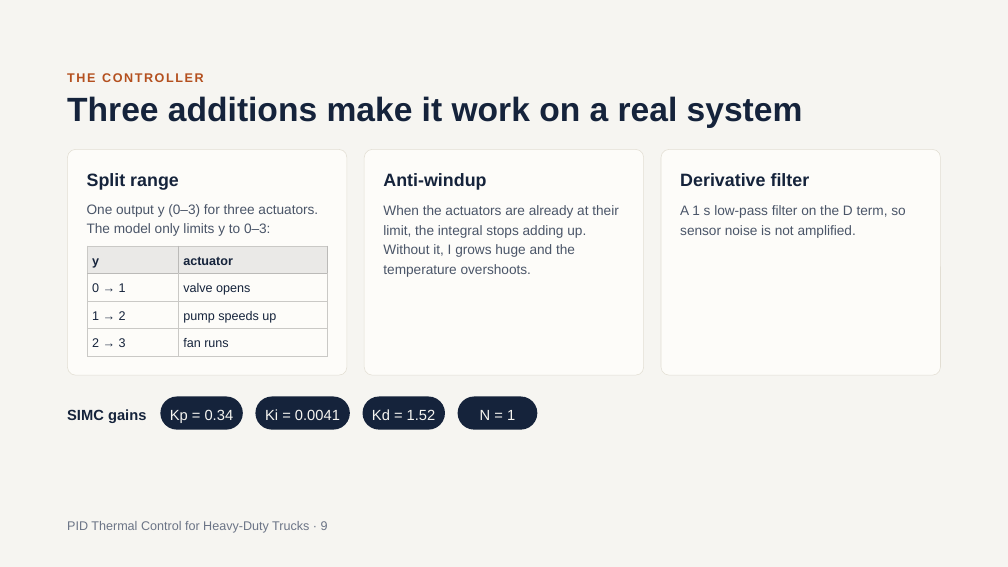
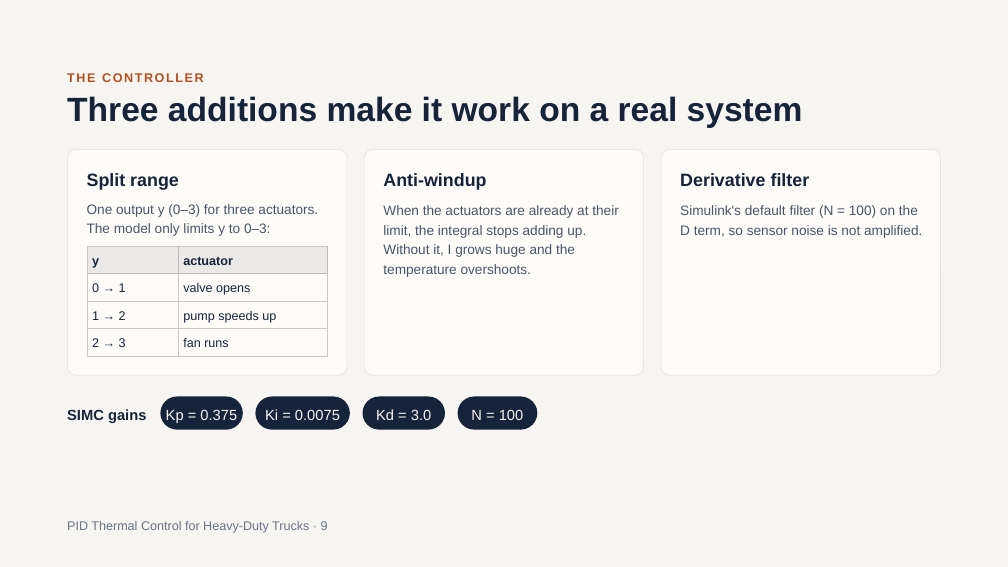
Before and after one commit to SushanthBibi/PID-Cooling-matlab, a slide deck: slide 9 of PID_Thermal_Control_for_Heavy-Duty_Trucks_v2.pptx. Drawn at 1008x567 pixels with LibreOffice and Linux fonts; fonts in the diff are those of the drawing. Boxes give left, top, right and bottom in pixels: in the first picture for what was removed or moved away, otherwise in the second. Text is boxed around its words. In the diff, an @@ line names an element or a change of style, - is before the commit and + after.

```diff
--- a/PID_Thermal_Control_for_Heavy-Duty_Trucks_v2.pptx
+++ b/PID_Thermal_Control_for_Heavy-Duty_Trucks_v2.pptx
@@ text at box(680, 205, 922, 238): text changed @@
-A 1 s low-pass filter on the D term, so sensor noise is not amplified.
+Simulink's default filter (N = 100) on the D term, so sensor noise is not amplified.
@@ text in rounded rectangle at box(166, 409, 237, 423): text changed @@
-Kp = 0.34
+Kp = 0.375
@@ text in rounded rectangle at box(265, 409, 340, 420): text changed @@
-Ki = 0.0041
+Ki = 0.0075
@@ text in rounded rectangle at box(376, 409, 431, 420): text changed @@
-Kd = 1.52
+Kd = 3.0
@@ text in rounded rectangle at box(471, 409, 524, 420): text changed @@
-N = 1
+N = 100
```
Also in this commit, not shown: 8 other slides changed.
